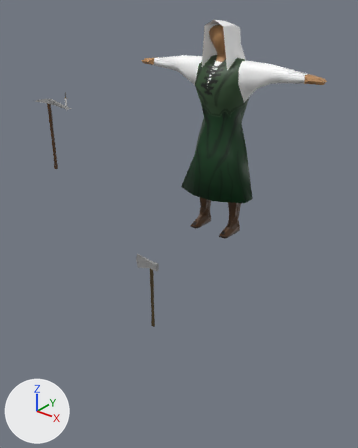
Before and after pictures for a commit that changed the Blender file 3DModels/BlendFiles/villger-female.blend.
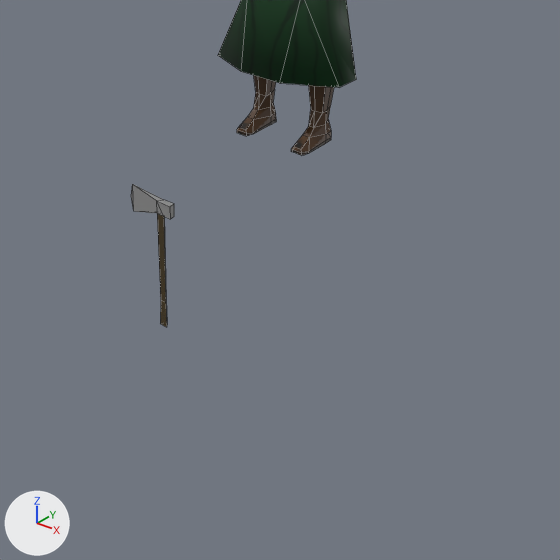
Old and new are each drawn whole from a 50 mm lens placed at (16.01, -23.91, 7.91), pointed at (-2.48, -0.8, -6.41) and again close up on the part from 19% to 100% of the width and 35% to 100% of the height. Every picture has the same lights, and +X, +Y and +Z are marked at lower left. The close-ups show mesh edges as thin lines.

The older version as bpy lines, for what is in view:
```python
me_cube = bpy.data.meshes.new('Cube')
me_cube.from_pydata(...)  # 255 vertices, 308 faces; spans x -9.9..9.9, y -2.6..3.3, z -15.9..4.3
me_cube.materials.append(mat_villger_female_png)  # picture img_villger_female_png
me_plane_006 = bpy.data.meshes.new('Plane.006')
me_plane_006.from_pydata(...)  # 19 vertices, 19 faces, 2 loose edges; spans x -1.83..3.57, y -0.47..1.43, z 2.23..2.46
me_plane_006.materials.append(mat_villger_female_hache_png)  # picture img_villger_female_hache_png
ob_cube = bpy.data.objects.new('Cube', me_cube)
ob_cube.location = (0.03, 0.0, 3.59)
ob_cube.scale = (0.612, 0.612, 0.612)
ob_plane_003 = bpy.data.objects.new('Plane.003', me_plane_006)
ob_plane_003.location = (-3.24, -0.37, -12.09)
ob_plane_003.rotation_euler = (1.571, -1.571, 0.0)  # degrees (90, -90, 0)
```
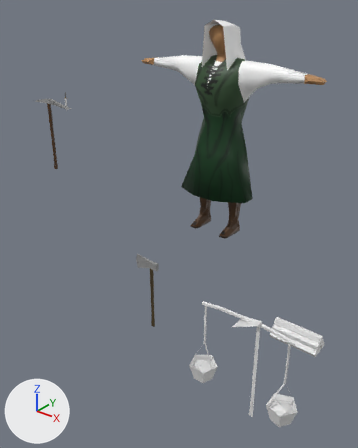
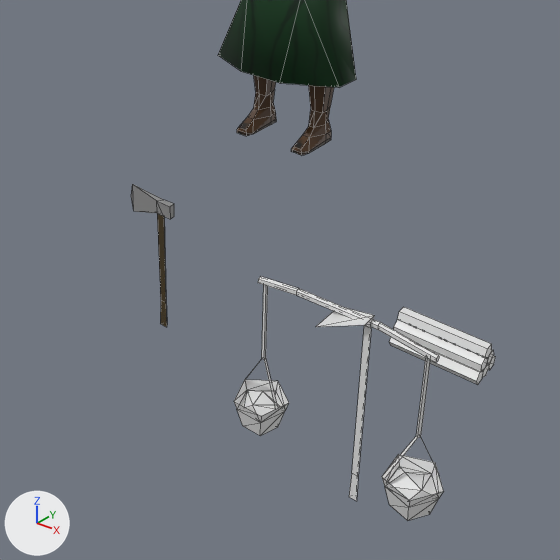
Boxes [x1, y1, x2, y2] around the edits, measured in the close-ups (560 x 560 px):
```json
{"object": "Circle", "change": "added", "after": [234, 276, 443, 521]}
{"object": "Cylinder", "change": "added", "after": [389, 307, 495, 385]}
{"object": "Plane.002", "change": "added", "after": [316, 308, 375, 501]}
```

The change, as JSON lines over the scene's bpy script:
```json
{"op": "add", "block": "me_plane_002", "code": ["me_plane_002 = bpy.data.meshes.new('Plane.002')", "me_plane_002.from_pydata(...)  # 13 vertices, 12 faces; spans x -16.03..-8.8, y -11.83..-10.23, z -0.71..0.65"]}
{"op": "add", "block": "me_cylinder", "code": ["me_cylinder = bpy.data.meshes.new('Cylinder')", "me_cylinder.from_pydata(...)  # a 5-sided cylinder along x spanning x -1.56..1.56, y -0.69..-0.23, z -0.48..-0.01; a 5-sided cylinder along x spanning x -1.56..1.56, y -0.22..0.23, z -0.5..-0.02; a 5-sided cylinder along x spanning x -1.56..1.56, y 0.21..0.68, z -0.47..0.0; a 5-sided cylinder along x spanning x -1.56..1.56, y 0.0..0.48, z -0.14..0.33; a 5-sided cylinder along x spanning x -1.56..1.56, y -0.46..0.01, z -0.08..0.39; a 5-sided cylinder along x spanning x -1.56..1.56, y -0.24..0.24, z 0.25..0.71"]}
{"op": "add", "block": "me_circle", "code": ["me_circle = bpy.data.meshes.new('Circle')", "me_circle.from_pydata(...)  # 82 vertices, 103 faces; spans x -3.92..3.96, y -0.95..1.01, z -4.21..2.27"]}
{"op": "add", "block": "ob_plane_002", "code": ["ob_plane_002 = bpy.data.objects.new('Plane.002', me_plane_002)", "ob_plane_002.location = (-6.66, -2.73, -1.04)", "ob_plane_002.rotation_euler = (1.571, -1.571, 0.0)  # degrees (90, -90, 0)"]}
{"op": "add", "block": "ob_cylinder", "code": ["ob_cylinder = bpy.data.objects.new('Cylinder', me_cylinder)", "ob_cylinder.location = (6.09, 0.44, -12.18)"]}
{"op": "add", "block": "ob_circle", "code": ["ob_circle = bpy.data.objects.new('Circle', me_circle)", "ob_circle.location = (3.97, -2.52, -12.22)"]}
```
